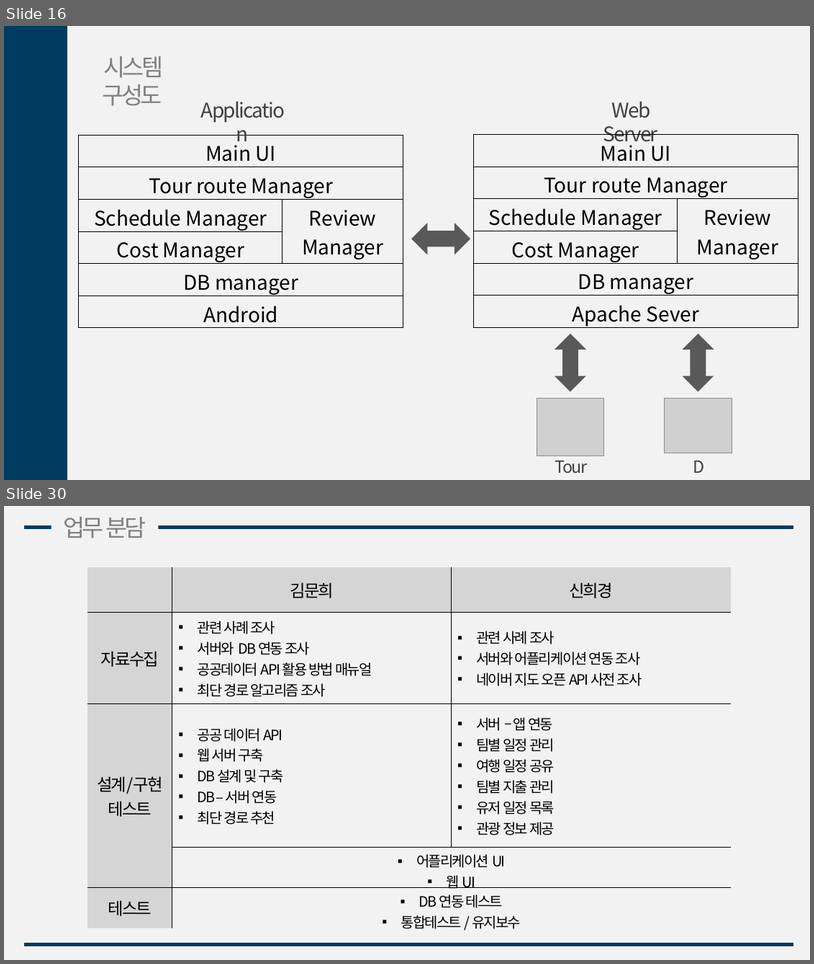
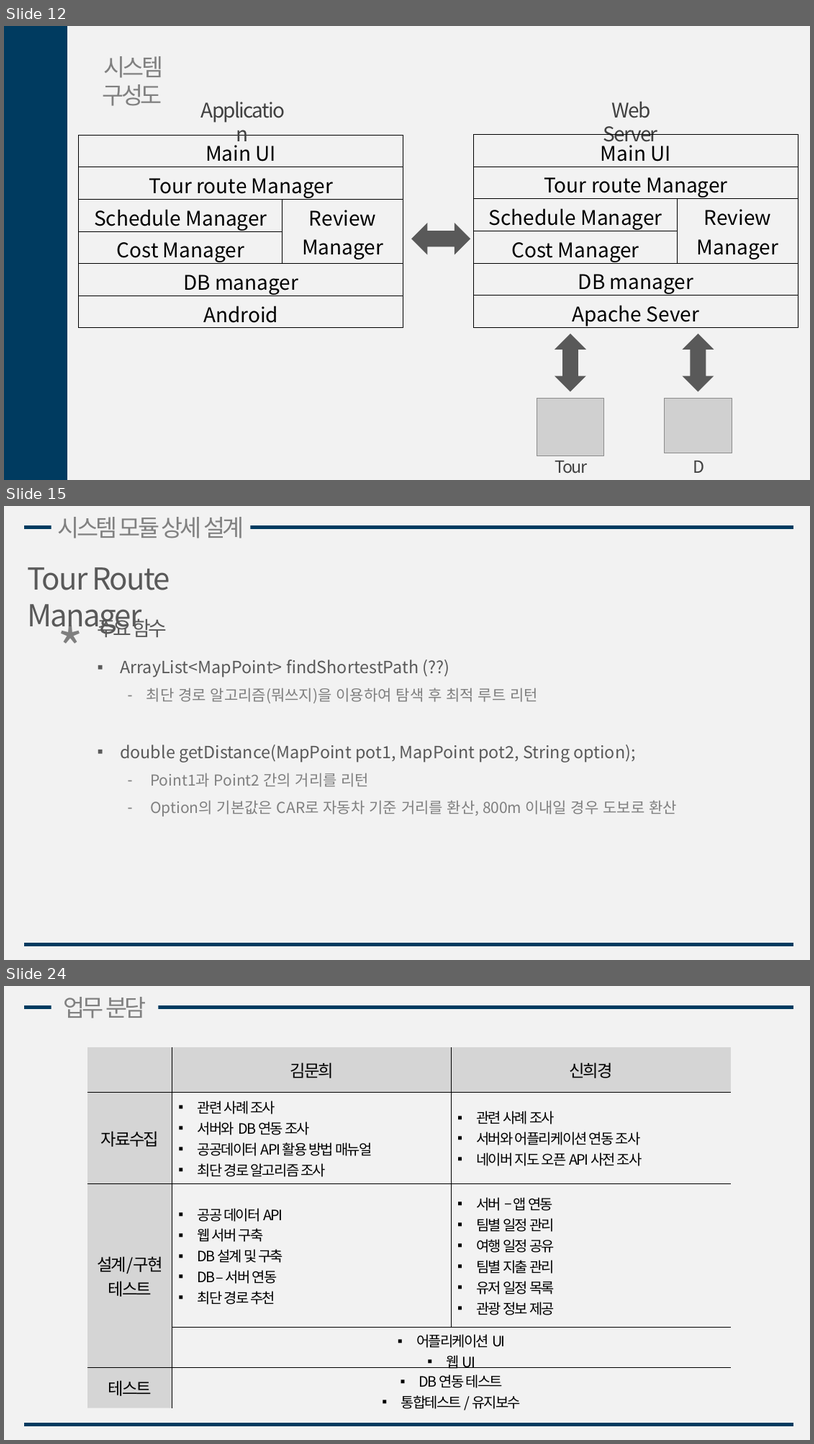
Before and after one commit to gmlrud1211/project, a slide deck: document/설계서.pptx. Shown one above the other, each under a label of ours: slides 16 and 30 before the commit, slides 12, 15 and 24 after it; the slides between them are not shown. The pictures are 814x964 and 814x1444 pixels, drawn with LibreOffice and Linux fonts; fonts in the diff are those of the drawing; grey boxes stand for pictures. Boxes give left, top, right and bottom in pixels: in the first picture for what was removed or moved away, otherwise in the second. Text is boxed around its words. In the diff, an @@ line names an element or a change of style, - is before the commit and + after.

Commit message:
app update & 설계발표

```diff
--- a/document/설계서.pptx
+++ b/document/설계서.pptx
@@ slide 15 added at (4,506,810,960), background #F2F2F2 @@
@@ line added from (25, 527) to (794, 527), #003B60 4 pt @@
@@ text added at (58,517,244,538), 28 pt, text #808080 @@
+시스템 모듈 상세 설계
@@ text added at (27,567,170,633), 36 pt, text #595959 @@
+Tour Route Manager
@@ text added at (52,612,107,677), 66 pt, text #7F7F7F @@
+*
@@ text added at (98,615,167,637), 24 pt, text #595959 @@
+주요 함수
@@ text added at (120,659,677,816), 20 pt, text #595959 @@
+▪ ArrayList<MapPoint> findShortestPath (??)
+  – 최단 경로 알고리즘(뭐쓰지)을 이용하여 탐색 후 최적 루트 리턴
+▪ double getDistance(MapPoint pot1, MapPoint pot2, String option);
+  – Point1과 Point2 간의 거리를 리턴
+  – Option의 기본값은 CAR로 자동차 기준 거리를 환산, 800m 이내일 경우 도보로 환산
@@ line added from (25, 944) to (794, 944), #003B60 4 pt @@
@@ what was slide 16 is now slide 12 @@
@@ what was slide 30 is now slide 24 @@
```
Also in this commit, not shown: 8 slides changed, 6 other slides added, 13 slides removed, 6 other files.
